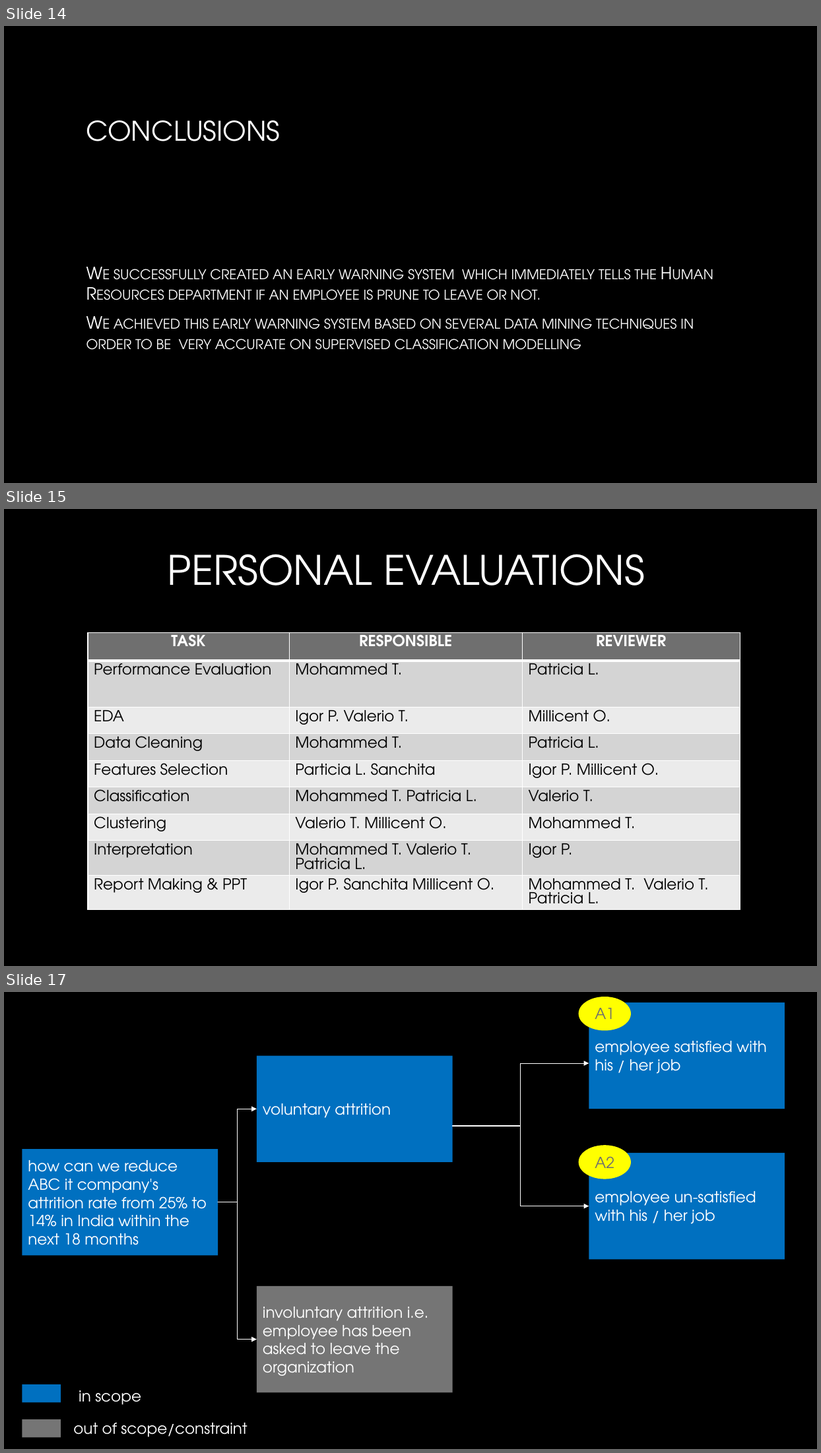
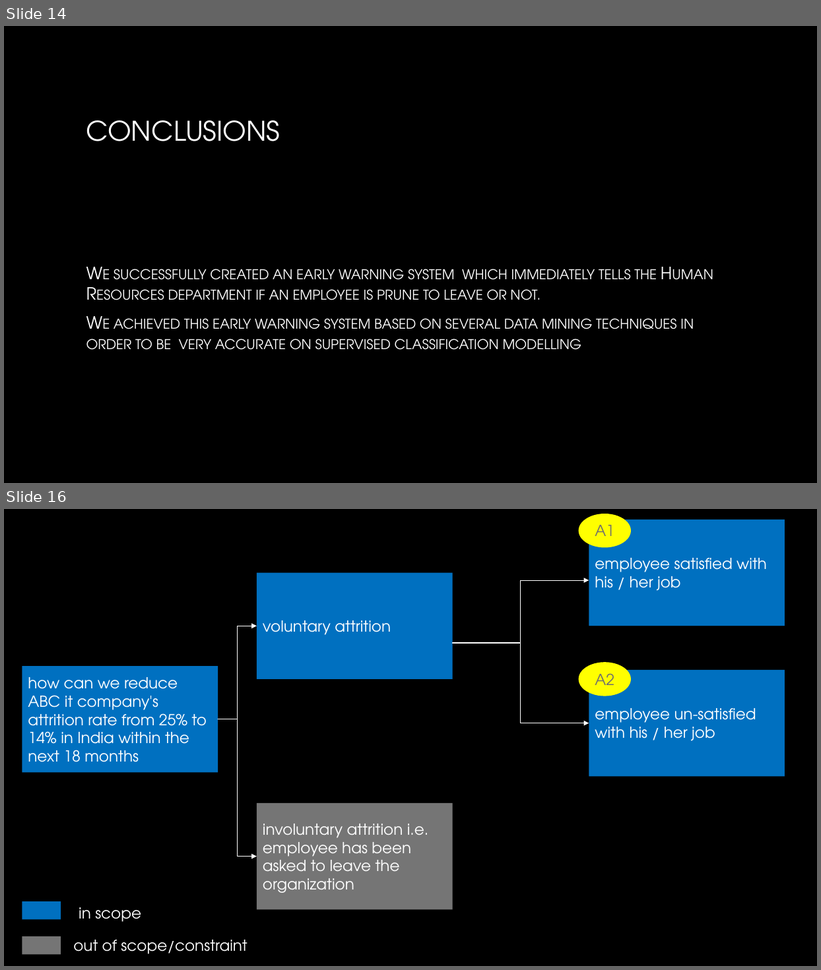
Before and after one commit to mmd52/HR_Employee_Attrition, a slide deck: Attrition Management.pptx. Shown one above the other, each under a label of ours: slides 14, 15 and 17 before the commit, slides 14 and 16 after it; the slides between them are not shown. The pictures are 821x1453 and 821x970 pixels, drawn with LibreOffice and Linux fonts; fonts in the diff are those of the drawing; background and template pictures are left out. Boxes give left, top, right and bottom in pixels: in the first picture for what was removed or moved away, otherwise in the second. Text is boxed around its words. In the diff, an @@ line names an element or a change of style, - is before the commit and + after.

Commit message:
Final_Report_Changes

```diff
--- a/Attrition Management.pptx
+++ b/Attrition Management.pptx
@@ slide 15 removed at <box>4,509,817,966</box>, background picture (left out) @@
@@ title removed at <box>168,554,644,586</box> @@
-PERSONAL EVALUATIONS
@@ table removed at <box>88,633,740,927</box>, 9 rows, 3 columns @@
-TASK | RESPONSIBLE | REVIEWER
-Performance Evaluation | Mohammed T. | Patricia L.
-EDA | Igor P. Valerio T. | Millicent O.
-Data Cleaning | Mohammed T. | Patricia L.
-Features Selection | Particia L. Sanchita | Igor P. Millicent O.
-Classification | Mohammed T. Patricia L. | Valerio T.
-Clustering | Valerio T. Millicent O. | Mohammed T.
-Interpretation | Mohammed T. Valerio T. Patricia L. | Igor P.
-Report Making & PPT | Igor P. Sanchita Millicent O. | Mohammed T. Valerio T. Patricia L.
@@ what was slide 17 is now slide 16 @@
```
Also in this commit, not shown: 1 slide added, 1 other slide removed, 1 other file.
